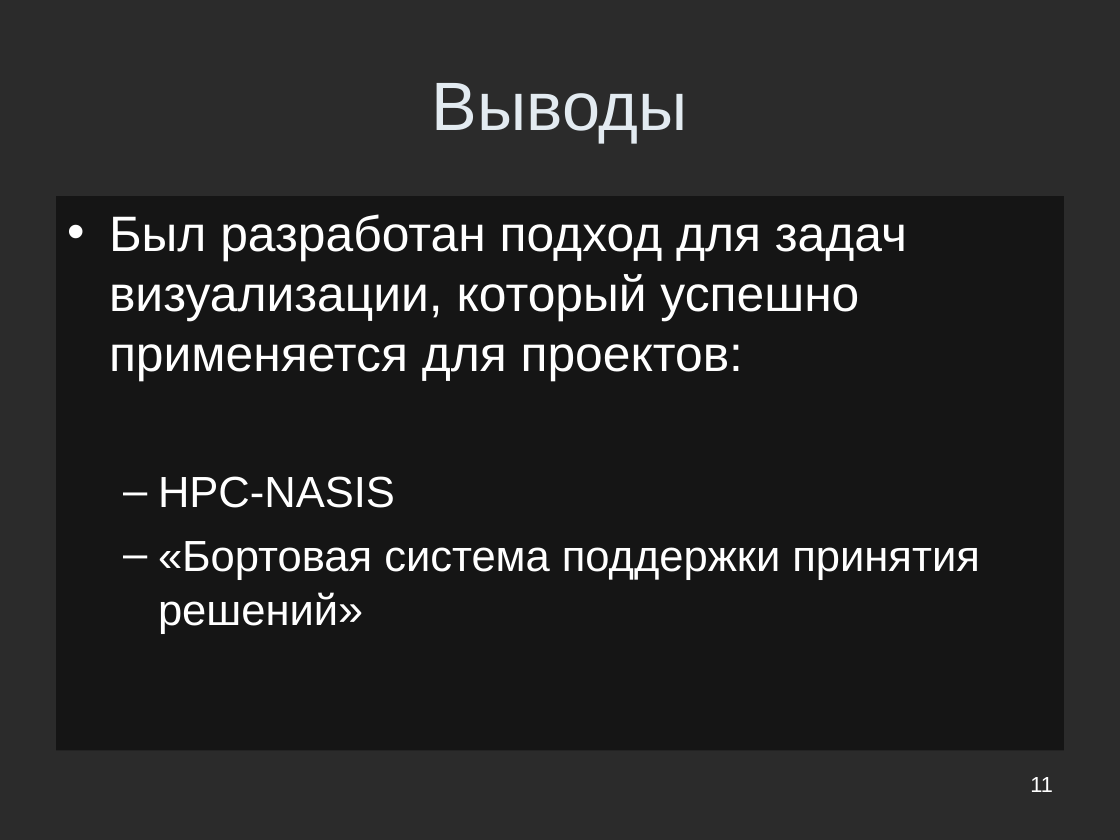
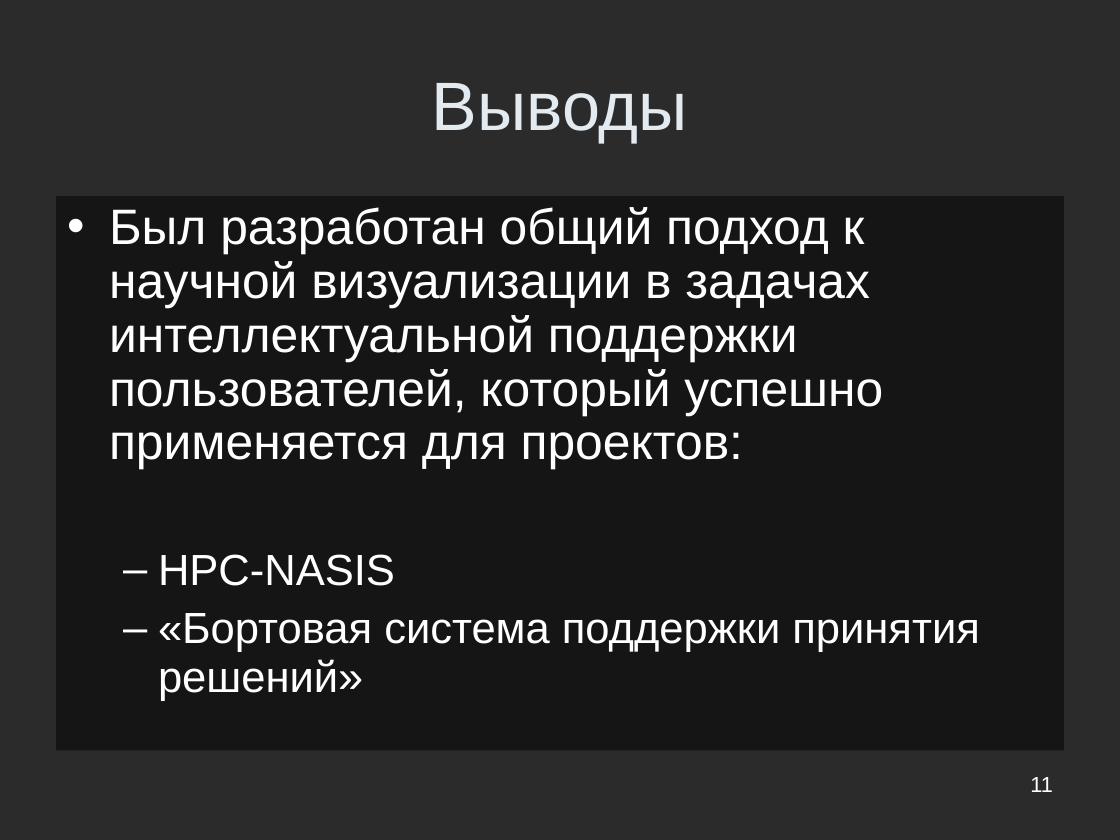
Before and after one commit to Jacobi20/nano-vis, a slide deck: slide 11 of trunk/docs/navy_telematica.ppt. Drawn at 1120x840 pixels with LibreOffice and Linux fonts; fonts in the diff are those of the drawing; background and template pictures are left out; a plain dark background stands for a picture behind light text. Boxes give left, top, right and bottom in pixels: in the first picture for what was removed or moved away, otherwise in the second. Text is boxed around its words. In the diff, an @@ line names an element or a change of style, - is before the commit and + after.

```diff
--- a/trunk/docs/navy_telematica.ppt
+++ b/trunk/docs/navy_telematica.ppt
@@ text at [109,207,883,470]: text changed @@
-• Был разработан подход для задач визуализации, который успешно применяется для проектов:
+• Был разработан общий подход к научной визуализации в задачах интеллектуальной поддержки пользователей, который успешно применяется для проектов:
@@ text at [158,554,980,700]: line spacing 1 to 0.9 @@
```
Also in this commit, not shown: 1 other slide changed, 2 other files.
